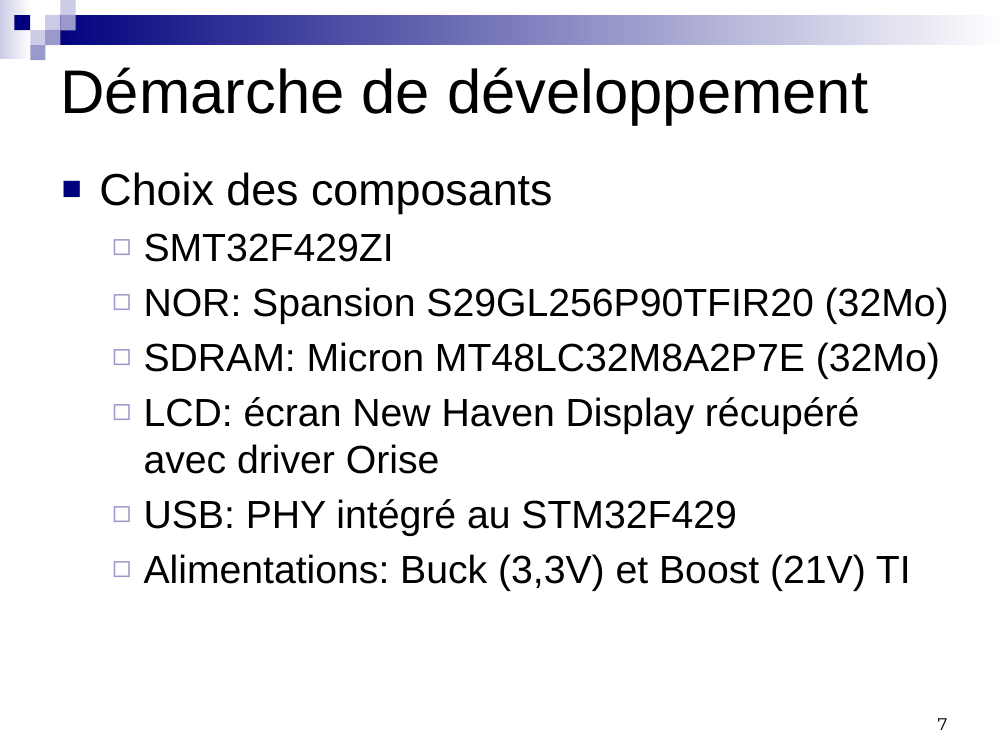
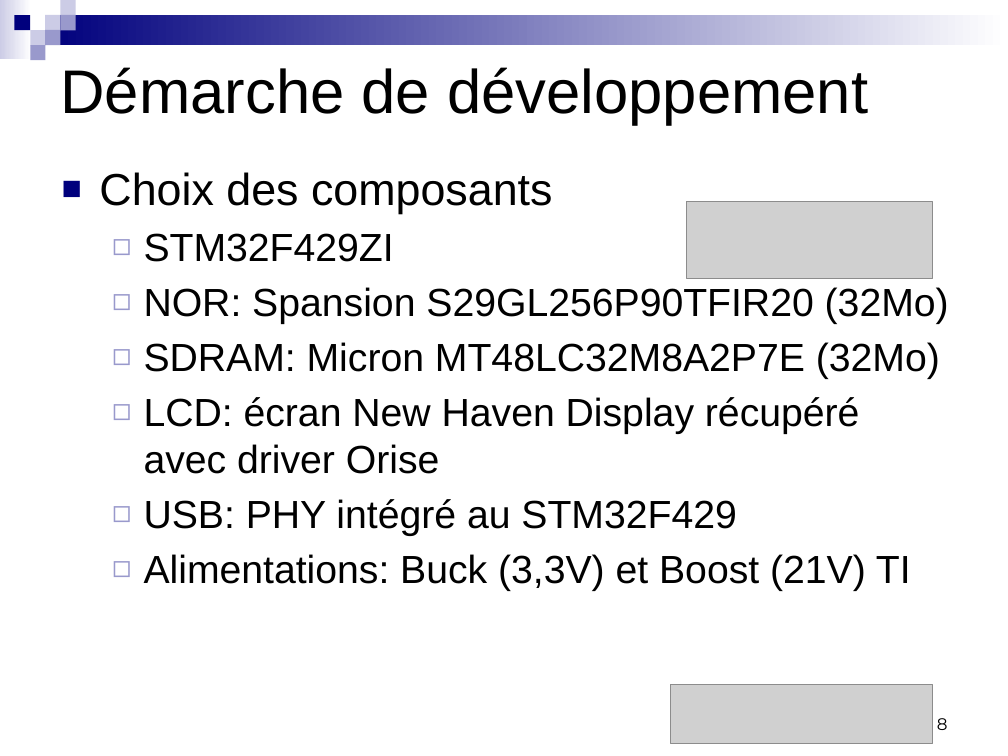
Before and after one commit to badrbouslikhin/Beluga, a slide deck: slide 8 of Rendu/PresentationFinale/Binome13PresentationFinalePRT.pptx (slide 7 before the commit). Drawn at 1008x756 pixels with LibreOffice and Linux fonts; fonts in the diff are those of the drawing; grey boxes stand for pictures. Boxes give left, top, right and bottom in pixels: in the first picture for what was removed or moved away, otherwise in the second. Text is boxed around its words. In the diff, an @@ line names an element or a change of style, - is before the commit and + after.

```diff
--- a/Rendu/PresentationFinale/Binome13PresentationFinalePRT.pptx
+++ b/Rendu/PresentationFinale/Binome13PresentationFinalePRT.pptx
@@ picture added at [686,202,932,278] @@
@@ text at [144,233,394,262]: text changed @@
-  ◻ SMT32F429ZI
+  ◻ STM32F429ZI
@@ picture added at [670,684,932,744] @@
@@ page number at [937,718,948,730]: text changed @@
-7
+8
```
Also in this commit, not shown: 12 other slides changed, 1 slide added, 3 other files.
